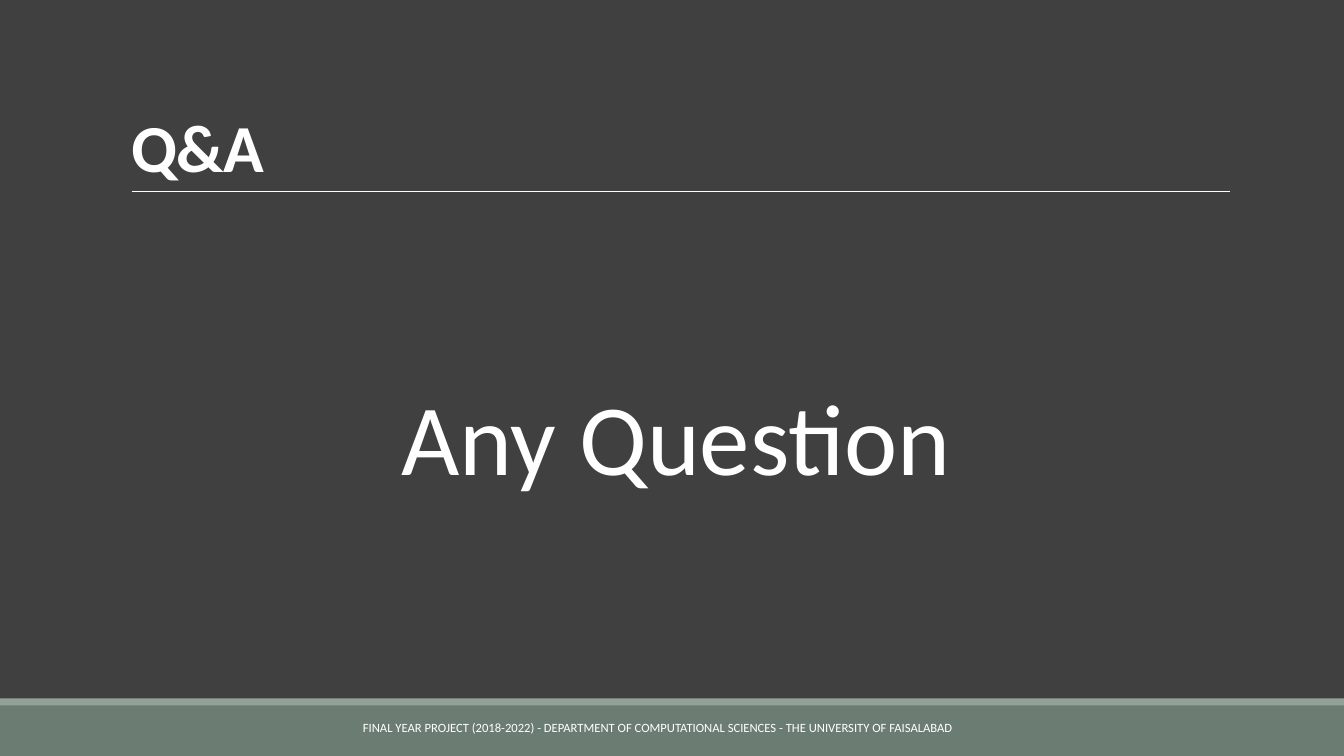
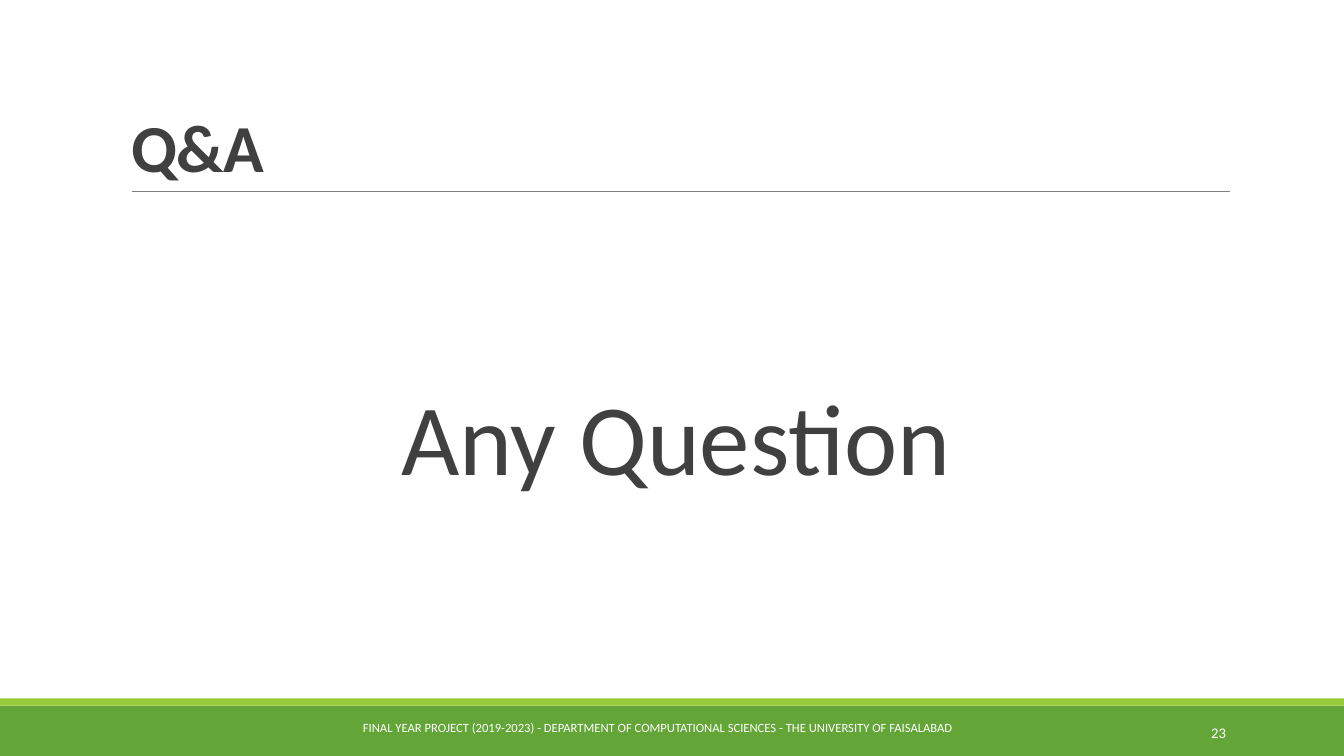
Before and after one commit to Abdurrehman050/easp, a slide deck: slide 23 of documentation/EASP Presentation.pptx (slide 16 before the commit). Drawn at 1344x756 pixels with LibreOffice and Linux fonts; fonts in the diff are those of the drawing. Boxes give left, top, right and bottom in pixels: in the first picture for what was removed or moved away, otherwise in the second. Text is boxed around its words. In the diff, an @@ line names an element or a change of style, - is before the commit and + after.

```diff
--- a/documentation/EASP Presentation.pptx
+++ b/documentation/EASP Presentation.pptx
@@ background #404040 to #FFFFFF @@
@@ title "Q&A" at (x1=131, y1=125, x2=264, y2=181): text colour #FFFFFF to #404040 @@
@@ line (132, 192) - (1231, 192): stroke #FFFFFF 0.5 pt to #808080 0.5 pt @@
@@ text "Any Question" at (x1=402, y1=405, x2=950, y2=492): text colour #FFFFFF to #404040; bullet colour #B5AE53 to #99CB38 @@
@@ rectangle at (x1=0, y1=706, x2=1344, y2=756): fill #6B7D72 to #63A537 @@
@@ rectangle at (x1=0, y1=699, x2=1344, y2=706): fill #93A299 to #99CB38 @@
@@ text at (x1=363, y1=723, x2=952, y2=734): text changed @@
-FINAL YEAR PROJECT (2018-2022) - DEPARTMENT OF COMPUTATIONAL SCIENCES - THE UNIVERSITY OF FAISALABAD
+FINAL YEAR PROJECT (2019-2023) - DEPARTMENT OF COMPUTATIONAL SCIENCES - THE UNIVERSITY OF FAISALABAD
@@ page number added at (x1=1211, y1=728, x2=1226, y2=738), 10.5 pt, text #FFFFFF @@
+23
```
Also in this commit, not shown: 16 other slides changed, 6 slides added, 1 other file.
